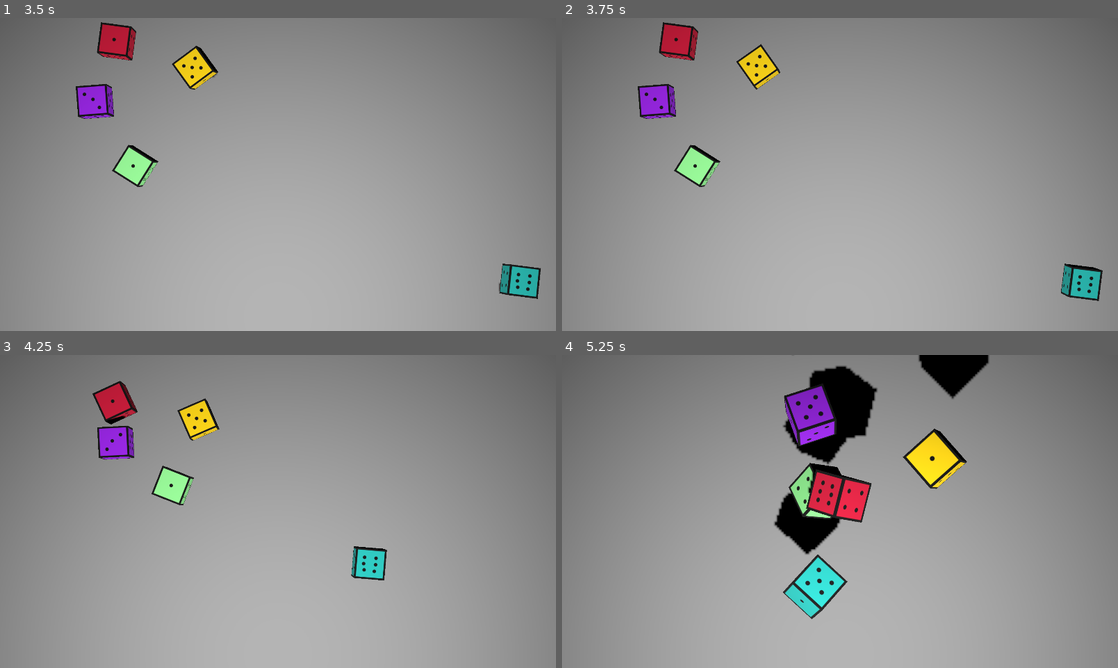
Above: before the commit, frames 1-4 (two rows, left to right).
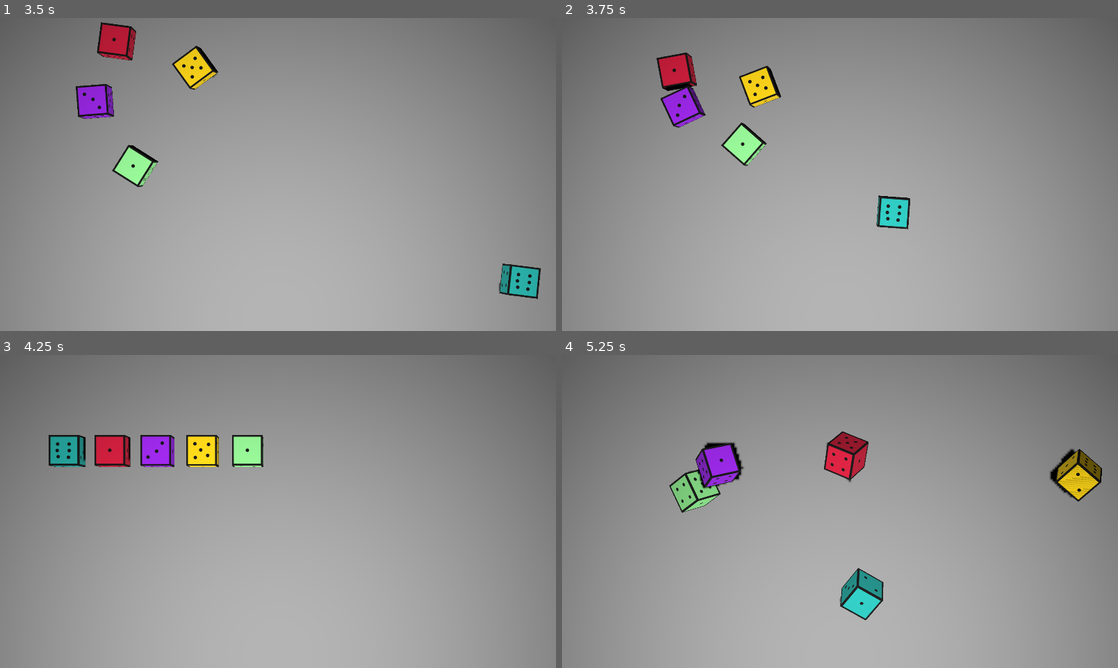
Above: after the commit, the same moments.

Repository: hulien22/bigmode-2023
Game: Godot game, scene res://scenes/combat.tscn
The game is run twice, just before and just after one commit, with the same random seed, the same clock (stepped at 60 frames per second) and the same inputs.
Inputs (mouse positions are in pixels of both pictures, inside the frame that each line leads up to):
- Up to frame 1 (3.5 s): click "ROLL" at 0.5 s; move the mouse to (400, 158) at 1.27 s; tap Space (Launch) at 1.35, 2.85 s; click (400, 158) at 1.42 s; move the mouse to (166, 190) at 2.02 s; tap Shift at 2.1 s; click (166, 190) at 2.17 s; move the mouse to (333, 105) at 2.77 s; click (333, 105) at 2.92 s
- Up to frame 2 (3.75 s): move the mouse to (812, 237) at 3.52 s; tap Shift at 3.6 s; click (812, 237) at 3.67 s
- Up to frame 3 (4.25 s): no input
- Up to frame 4 (5.25 s): click (995, 649) at 4.25 s, where only the run after the commit has a clickable "REROLL (2)"; click (995, 649) at 5 s, where only the run before the commit has a clickable "REROLL (3)"

Frame 1 is identical in both runs. In frame 2, 5.9% of the frame differs, in the area x 13-98%, y 1-91%; in frame 3, 5.8%; in frame 4, 14%, in the area x 19-98%, y 0-85%.

Commit message:
small changes

Diff:
--- a/abilities.json
+++ b/abilities.json
@@ -12,11 +12,11 @@
 		["Block+", "Gain X+1 shield", [
 			[0, 1, "x+1"]
 		]],
-		["Smash", "Deal 2X damage, but gain Vulnerable 1", [
+		["Wide Swing", "Deal 2X damage, but gain Vulnerable 1", [
 			[1, 0, "2 * x"],
 			[0, 2, 1]
 		]],
-		["Smash+", "Deal 2(X+1) damage, but gain Vulnerable 1", [
+		["Wide Swing+", "Deal 2(X+1) damage, but gain Vulnerable 1", [
 			[1, 0, "2 * (x + 1)"],
 			[0, 2, 1]
 		]],
@@ -25,7 +25,27 @@
 		]],
 		["Power Up+", "Gain 2 Strength", [
 			[0, 3, 2]
-		]]
+		]],
+		["Rolling Tumble", "Deal [# of rerolls remaining] damage", [
+			[1, 0, "r"]
+		]],
+		["Rolling Tumble+", "Deal [(# of rerolls remaining) * 2] damage", [
+			[1, 0, "2 * r"]
+		]],
+		["Dice Throw", "Deal [die face] damage", [
+			[1, 0, "f"]
+		]],
+		["Dice Throw+", "Deal [(die face) + 2] damage", [
+			[1, 0, "f + 2"]
+		]],
+		["Healing Potion", "Heal 3 health (once per combat)", [
+		]],
+		["Healing Potion+", "Heal 6 health (once per combat)", [
+		]],
+		["Loot", "Gain 1 gold (once per combat)", [
+		]],
+		["Loot+", "Gain 2 gold (once per combat)", [
+		]],
 	],
 	"monster_abilities" : [
 		["Bite", "Deal 2 damage", [
--- a/scenes/ability_box.gd
+++ b/scenes/ability_box.gd
@@ -35,8 +35,10 @@
 func update_color():
 	if enabled:
 		modulate = Color.WHITE;
+		modulate.a = 1
 	else:
 		modulate = Color.LIGHT_GRAY;
+		modulate.a = 0.8
 
 var has_mouse = false
 func _on_color_rect_mouse_entered():
--- a/scenes/ability_box.tscn
+++ b/scenes/ability_box.tscn
@@ -72,6 +72,7 @@
 script = ExtResource("1_x2f1s")
 
 [node name="ColorRect" type="Button" parent="."]
+modulate = Color(1, 1, 1, 0)
 offset_left = -57.0
 offset_top = -55.0
 offset_right = 630.0
--- a/scenes/combat.gd
+++ b/scenes/combat.gd
@@ -77,6 +77,9 @@
 		# animate status changes
 	statuses_to_inflict.clear()
 	animate_status_changes()
+
+	# trying this
+	rerolls = 2
 
 	print("player statuses:")
 	for s in statuses[0]:
--- a/scenes/combat.tscn
+++ b/scenes/combat.tscn
@@ -7,6 +7,7 @@
 [ext_resource type="Texture2D" uid="uid://bvte37tu0gakb" path="res://art/prototyping/realtabletest.png" id="4_dmkne"]
 [ext_resource type="Texture2D" uid="uid://cbkae02juionm" path="res://art/prototyping/monster.png" id="4_ydnap"]
 [ext_resource type="PackedScene" uid="uid://clmylfodosp03" path="res://scenes/dice_mgr.tscn" id="5_6o5ce"]
+[ext_resource type="Texture2D" uid="uid://cpy0266ipvs8r" path="res://art/prototyping/realtabletest3.png" id="5_rgkb0"]
 [ext_resource type="Texture2D" uid="uid://bcjsnplk3an3m" path="res://art/icons/heart.png" id="5_ywhs2"]
 [ext_resource type="Texture2D" uid="uid://b2qdpbjqr6bdq" path="res://art/icons/shield.png" id="6_jpmv3"]
 [ext_resource type="PackedScene" uid="uid://c6lxdy6ovq4ad" path="res://scenes/ability_box.tscn" id="6_vs2ql"]
@@ -50,6 +51,9 @@
 [node name="Realtabletest2" type="Sprite2D" parent="Combatscreen/Node2D"]
 texture = ExtResource("4_dmkne")
 
+[node name="Realtabletest3" type="Sprite2D" parent="Combatscreen/Node2D"]
+texture = ExtResource("5_rgkb0")
+
 [node name="Heart" type="Sprite2D" parent="Combatscreen/Node2D"]
 position = Vector2(-813, -439)
 texture = ExtResource("5_ywhs2")
--- a/scenes/die.gd
+++ b/scenes/die.gd
@@ -5,7 +5,7 @@
 
 var state:DIE_STATE = DIE_STATE.RESULT;
 var throw_time = 0.0
-const MAX_THROW_TIME_SECS = 5.0
+const MAX_THROW_TIME_SECS = 3.0 #5.0
 var stop_time = 0.0;
 const TIME_TO_WAIT_SECS = 0.3;
 var result = 1
Binary file added: art/prototyping/realtabletest3.png
Not shown, added: art/prototyping/realtabletest3.png.import
Not shown: 1 places in scenes/combat.tscn that only renumber resources
Not shown, changed: art/icons/icons.kra
Not shown, removed: art/icons/icons.kra-autosave.kra
Not shown, changed: art/icons/icons.kra~
